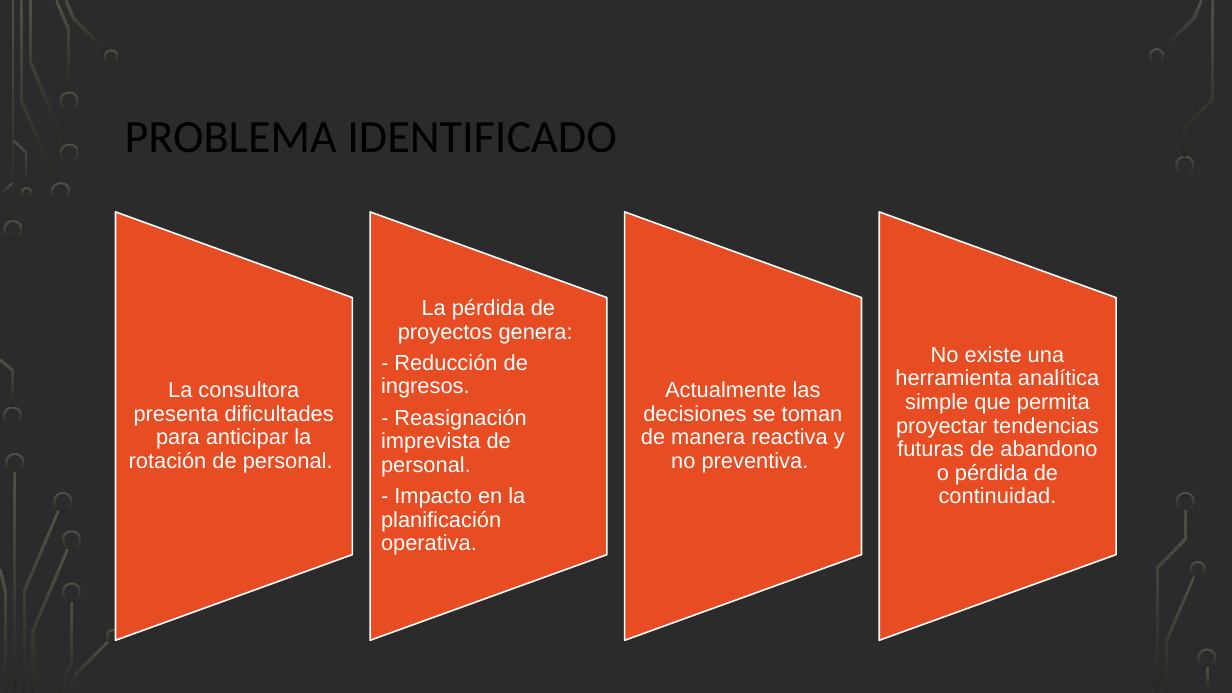
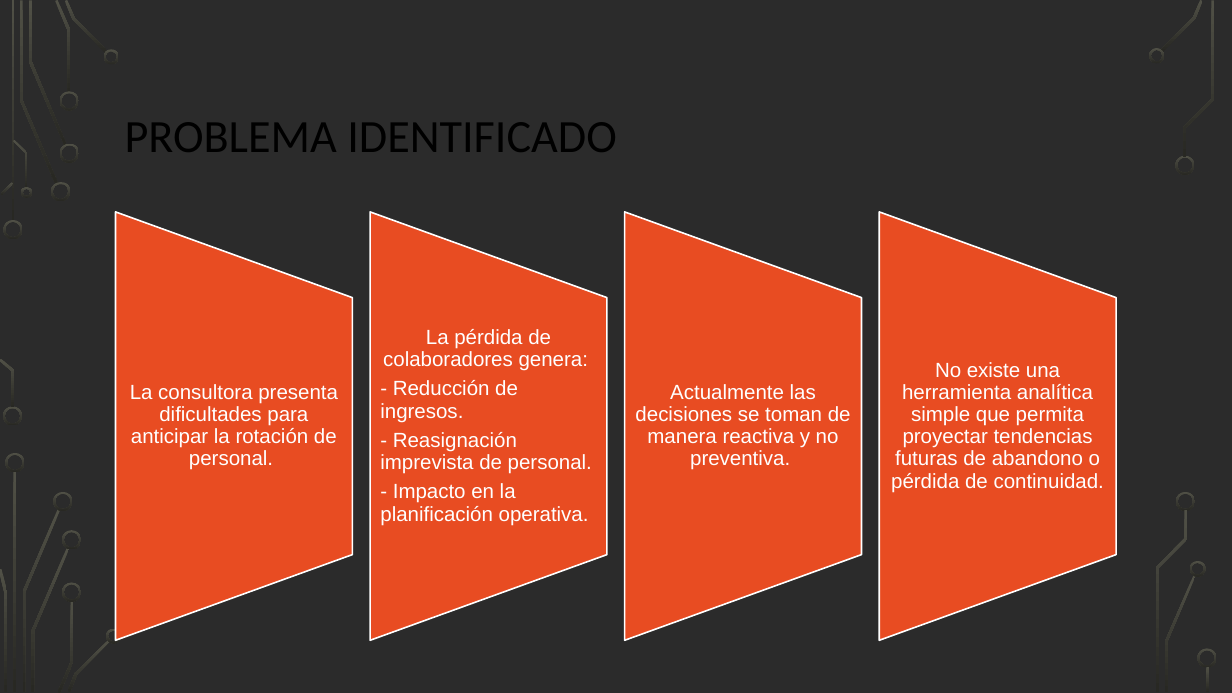
Before and after one commit to dani23gv/ProyectoFinalPython, a slide deck: slide 3 of ProyectoFinalUTEC_DanielGranados_Presentacion.pptx. Drawn at 1232x693 pixels with LibreOffice and Linux fonts; fonts in the diff are those of the drawing; background and template pictures are left out; a plain dark background stands for a picture behind light text. Boxes give left, top, right and bottom in pixels: in the first picture for what was removed or moved away, otherwise in the second. Text is boxed around its words. In the diff, an @@ line names an element or a change of style, - is before the commit and + after.

```diff
--- a/ProyectoFinalUTEC_DanielGranados_Presentacion.pptx
+++ b/ProyectoFinalUTEC_DanielGranados_Presentacion.pptx
@@ size 17 to 16 pt in 3 elements at bbox=[130, 384, 338, 470], bbox=[635, 384, 851, 470], bbox=[891, 362, 1104, 493] @@
@@ text at bbox=[383, 329, 588, 371]: text changed; size 17 to 16 pt @@
-La pérdida de proyectos genera:
+La pérdida de colaboradores genera:
@@ text at bbox=[380, 380, 592, 525]: size 17 to 16 pt in "- Reducción de ingresos.", "- Reasignación imprevista de personal.", "- Impacto en la planificación operativa." @@
```
Also in this commit, not shown: 6 other slides changed, 2 slides added, 1 slide removed.
